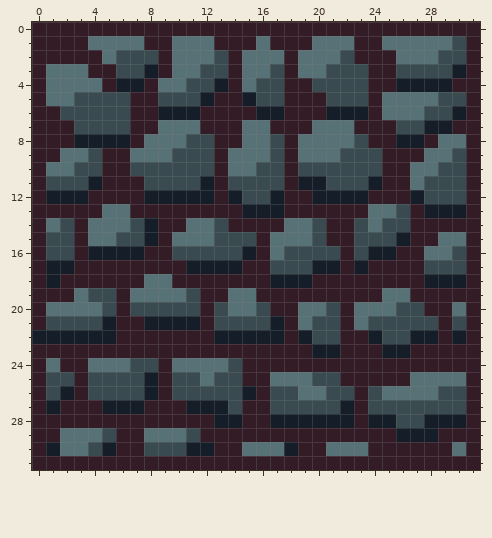
Edited in one commit: pixel-art sprite (ground_stone1.png.PNG). That is the earlier state.
The file is 32x32 pixels.
Now the later version:
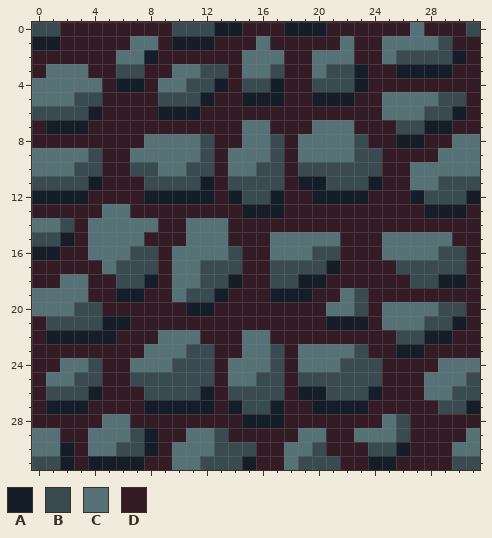
Palette (. is transparent): A #151d28  B #394a50  C #577277  D #341c27
Change:
Changed rows in their new state; - is an unchanged pixel.
first column x 0:
 0 BB--------BBBAA---AAA------C---B
 1 AA--DDD-C-AAA-------DD-------BD-
 2 -----DCCA-DDDD-----D--C--CBBB-A-
 3 --------D----------D---A--AAAAD-
 4 C--------------B-A-----A--DDDD--
 5 C----DD---------AA--AAAD--------
 6 BB--ADD---------DD---DDD--------
 7 -AAADDD--DDD--------------------
 8 ---DDDD----C-----------------D-C
 9 CC--------CC----------C-----D-CC
10 C--------CC------------------CCC
11 B---------------------------C--B
12 A------------------------------A
13 ------------------------DDD-----
14 C------CC----C----DDD--DDDD-----
15 B-A---CCD-D--CDD----CC-DDCCCC-D-
16 AAD-CCCBB-CCCC-D--CC---DDCCC-B--
17 -DD--CBBB-CCBBB-----B--D--BB----
18 -DCC--BBADCCBBA--BB-A------BB---
19 CCC-DDAADD--BADD-AAA--CB-DD-----
20 C--BBD-DDDDAADDDD--DDCCBD-CCCBB-
21 ------A-DDDD-DDDDD-DDAAADCCC-BA-
22 D--------CCC-DDCCD-DDD--DD-B-AD-
23 --------CCCBB--CCB-CCCCB-D-A----
24 -DCCBDDCCCBBBDCCCB-CCCBBB----CCC
25 -CCB-DD-BB--BDCCBBDB--BBB--D---B
26 --BBADDDBB--AD-BB-DAA--BADDD-C-B
27 --AA-DDDAAA--DABBADDAA-ADDDDD--A
28 -----CC------DDAA-DDDDD-DC-DDDD-
29 CCDD-CCBADDCCB-----CC--CCCBDD--C
30 CCADCCBBADCCCBBBDDCCBDDDBBA----C
31 BBA-AAAA--CCBBBA--CBBB--AA----BB
Changed places in both pictures, as pixel boxes (x1, y1, x2, y2):
changed: (32, 22, 480, 470)
